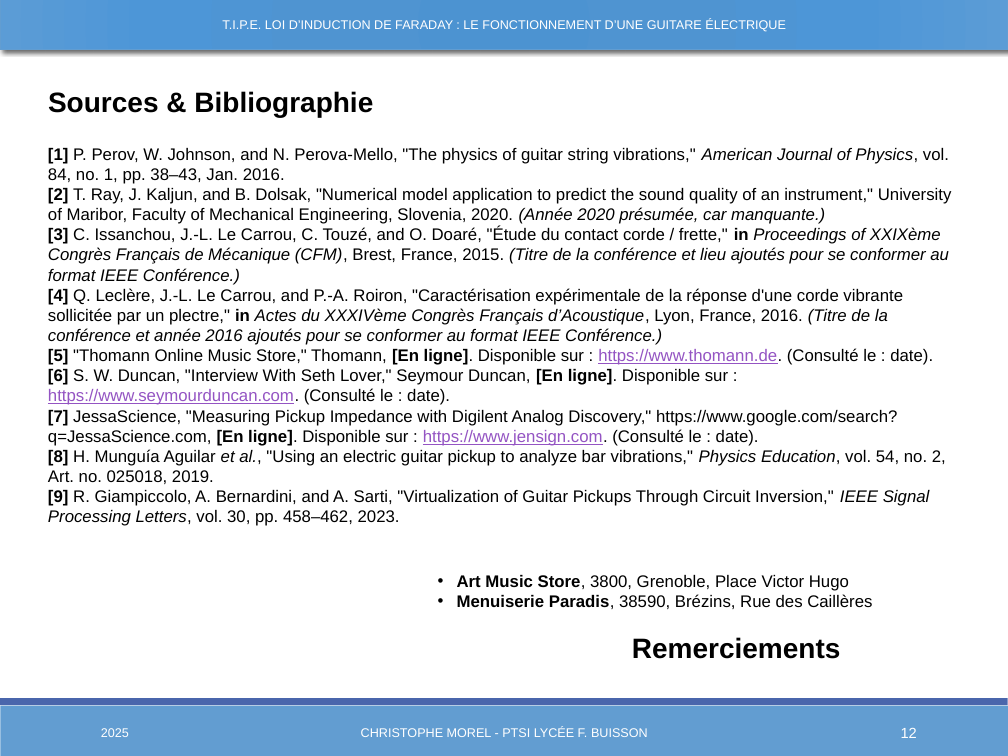
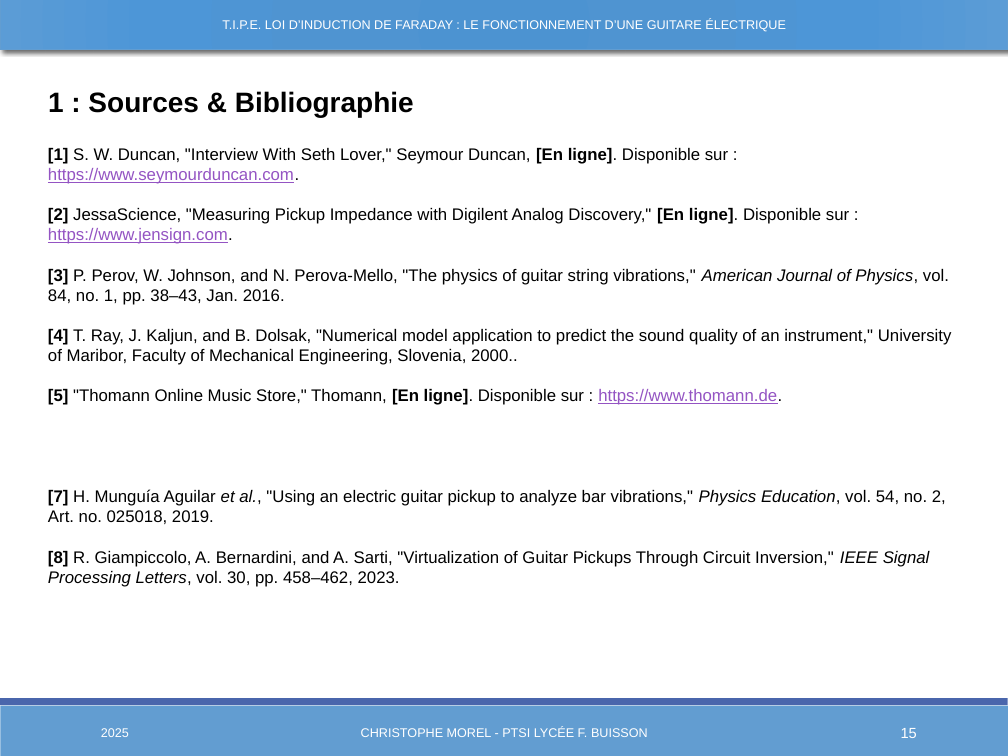
Before and after one commit to Chrismorel7/TIPE---Micro_guitare_elec, a slide deck: slide 15 of Views/Presentation3.pptx (slide 12 before the commit). Drawn at 1008x756 pixels with LibreOffice and Linux fonts; fonts in the diff are those of the drawing. Boxes give left, top, right and bottom in pixels: in the first picture for what was removed or moved away, otherwise in the second. Text is boxed around its words. In the diff, an @@ line names an element or a change of style, - is before the commit and + after.

```diff
--- a/Views/Presentation3.pptx
+++ b/Views/Presentation3.pptx
@@ text at (48, 91, 414, 117): text changed @@
-Sources & Bibliographie
+1 : Sources & Bibliographie
@@ text at (48, 148, 952, 587): text changed @@
-[1] P. Perov, W. Johnson, and N. Perova-Mello, "The physics of guitar string vibrations," American Journal of Physics, vol. 84, no. 1, pp. 38–43, Jan. 2016.
-[2] T. Ray, J. Kaljun, and B. Dolsak, "Numerical model application to predict the sound quality of an instrument," University of Maribor, Faculty of Mechanical Engineering, Slovenia, 2020. (Année 2020 présumée, car manquante.)
-[3] C. Issanchou, J.-L. Le Carrou, C. Touzé, and O. Doaré, "Étude du contact corde / frette," in Proceedings of XXIXème Congrès Français de Mécanique (CFM), Brest, France, 2015. (Titre de la conférence et lieu ajoutés pour se conformer au format IEEE Conférence.)
-[4] Q. Leclère, J.-L. Le Carrou, and P.-A. Roiron, "Caractérisation expérimentale de la réponse d'une corde vibrante sollicitée par un plectre," in Actes du XXXIVème Congrès Français d’Acoustique, Lyon, France, 2016. (Titre de la conférence et année 2016 ajoutés pour se conformer au format IEEE Conférence.)
-[5] "Thomann Online Music Store," Thomann, [En ligne]. Disponible sur : https://www.thomann.de. (Consulté le : date).
-[6] S. W. Duncan, "Interview With Seth Lover," Seymour Duncan, [En ligne]. Disponible sur : https://www.seymourduncan.com. (Consulté le : date).
-[7] JessaScience, "Measuring Pickup Impedance with Digilent Analog Discovery," https://www.google.com/search?q=JessaScience.com, [En ligne]. Disponible sur : https://www.jensign.com. (Consulté le : date).
-[8] H. Munguía Aguilar et al., "Using an electric guitar pickup to analyze bar vibrations," Physics Education, vol. 54, no. 2, Art. no. 025018, 2019.
-[9] R. Giampiccolo, A. Bernardini, and A. Sarti, "Virtualization of Guitar Pickups Through Circuit Inversion," IEEE Signal Processing Letters, vol. 30, pp. 458–462, 2023.
+[1] S. W. Duncan, "Interview With Seth Lover," Seymour Duncan, [En ligne]. Disponible sur : https://www.seymourduncan.com.
+[2] JessaScience, "Measuring Pickup Impedance with Digilent Analog Discovery," [En ligne]. Disponible sur : https://www.jensign.com.
+[3] P. Perov, W. Johnson, and N. Perova-Mello, "The physics of guitar string vibrations," American Journal of Physics, vol. 84, no. 1, pp. 38–43, Jan. 2016.
+[4] T. Ray, J. Kaljun, and B. Dolsak, "Numerical model application to predict the sound quality of an instrument," University of Maribor, Faculty of Mechanical Engineering, Slovenia, 2000..
+[5] "Thomann Online Music Store," Thomann, [En ligne]. Disponible sur : https://www.thomann.de.
+[7] H. Munguía Aguilar et al., "Using an electric guitar pickup to analyze bar vibrations," Physics Education, vol. 54, no. 2, Art. no. 025018, 2019.
+[8] R. Giampiccolo, A. Bernardini, and A. Sarti, "Virtualization of Guitar Pickups Through Circuit Inversion," IEEE Signal Processing Letters, vol. 30, pp. 458–462, 2023.
@@ text removed at (457, 575, 872, 609) @@
-• Art Music Store, 3800, Grenoble, Place Victor Hugo
-• Menuiserie Paradis, 38590, Brézins, Rue des Caillères
@@ text removed at (632, 637, 841, 659) @@
-Remerciements
@@ page number at (901, 728, 917, 738): text changed @@
-12
+15
```
Also in this commit, not shown: 14 other slides changed, 6 slides added, 15 other files.
